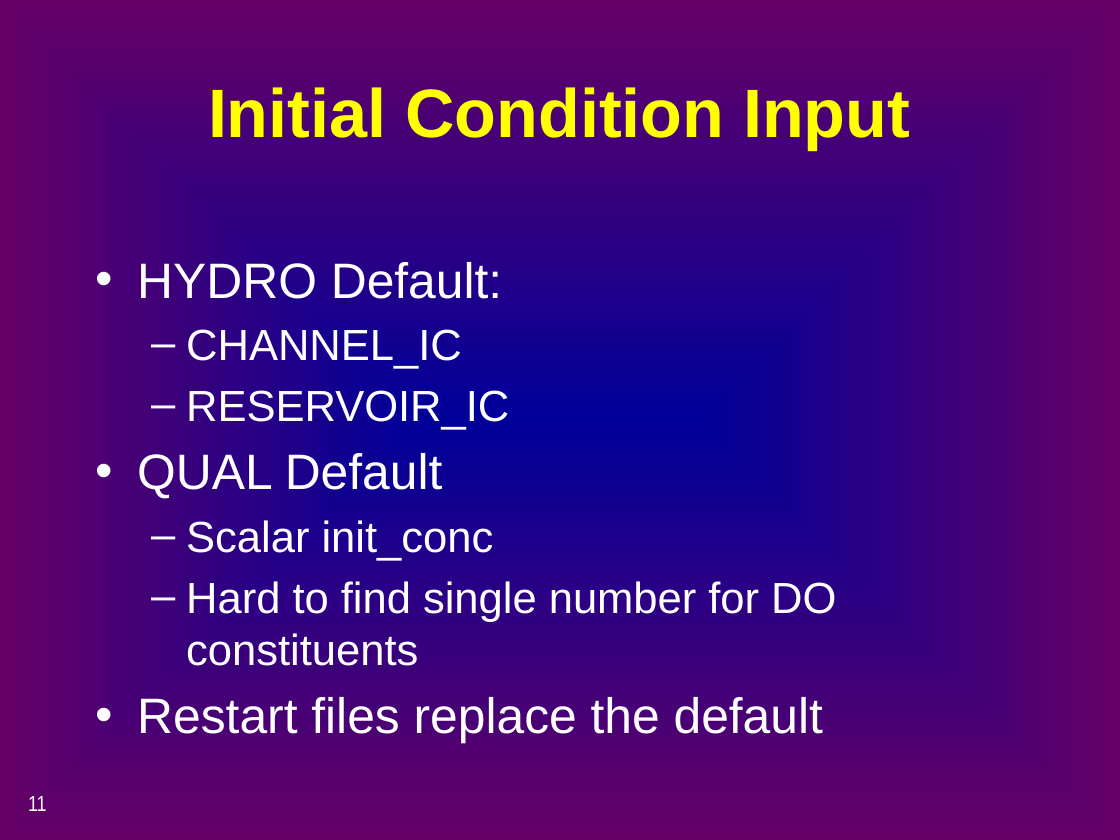
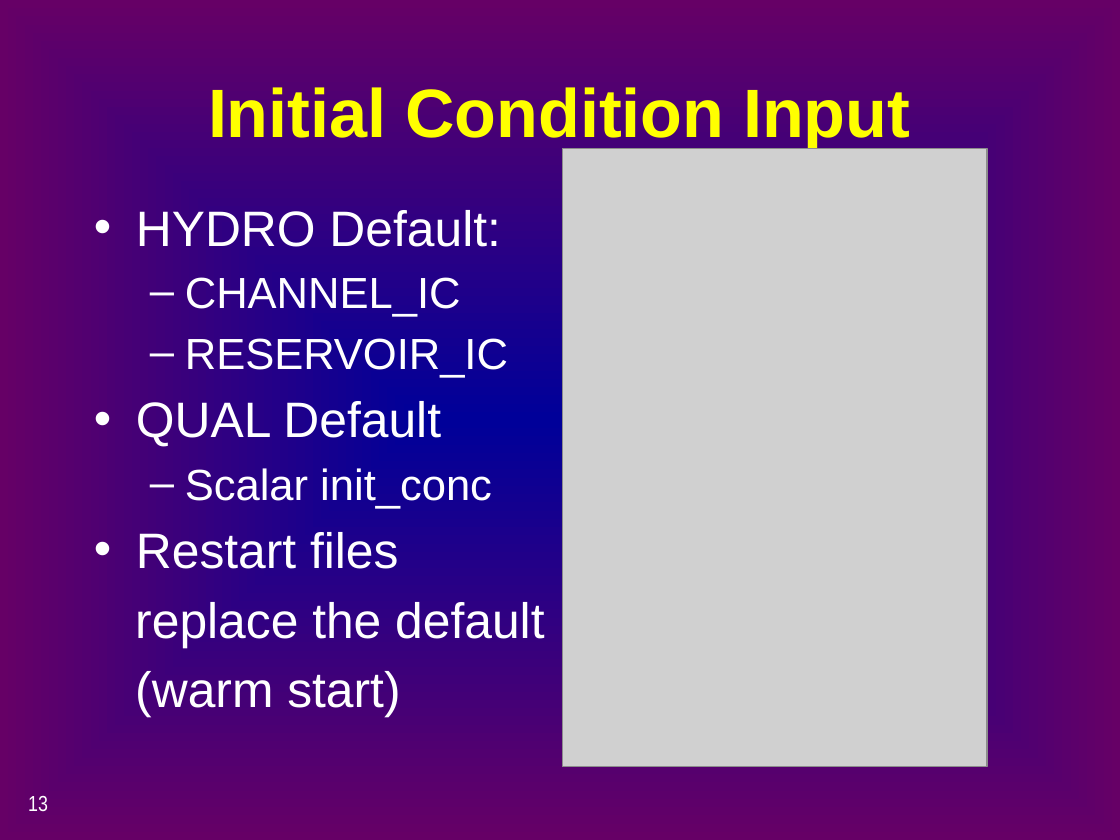
Before and after one commit to CADWRDeltaModeling/dsm2, a slide deck: slide 13 of dsm2/presentations/p4_simulation_data.pptx (slide 11 before the commit). Drawn at 1120x840 pixels with LibreOffice and Linux fonts; fonts in the diff are those of the drawing; grey boxes stand for pictures. Boxes give left, top, right and bottom in pixels: in the first picture for what was removed or moved away, otherwise in the second. Text is boxed around its words. In the diff, an @@ line names an element or a change of style, - is before the commit and + after.

```diff
--- a/dsm2/presentations/p4_simulation_data.pptx
+++ b/dsm2/presentations/p4_simulation_data.pptx
@@ picture added at [562, 148, 987, 766] @@
@@ text "HYDRO Default:": place and size @@
-text "HYDRO Default:" at [137, 262, 836, 744]
+text "HYDRO Default:" at [135, 210, 544, 718]
@@ text at [135, 532, 544, 718]: text changed; size 28 to 32 pt @@
-  – Hard to find single number for DO constituents
-• Restart files replace the default
+• Restart files
+replace the default
+(warm start)
@@ page number at [28, 796, 48, 812]: text changed @@
-11
+13
```
Also in this commit, not shown: 10 other slides changed, 6 slides added, 2 slides removed.
